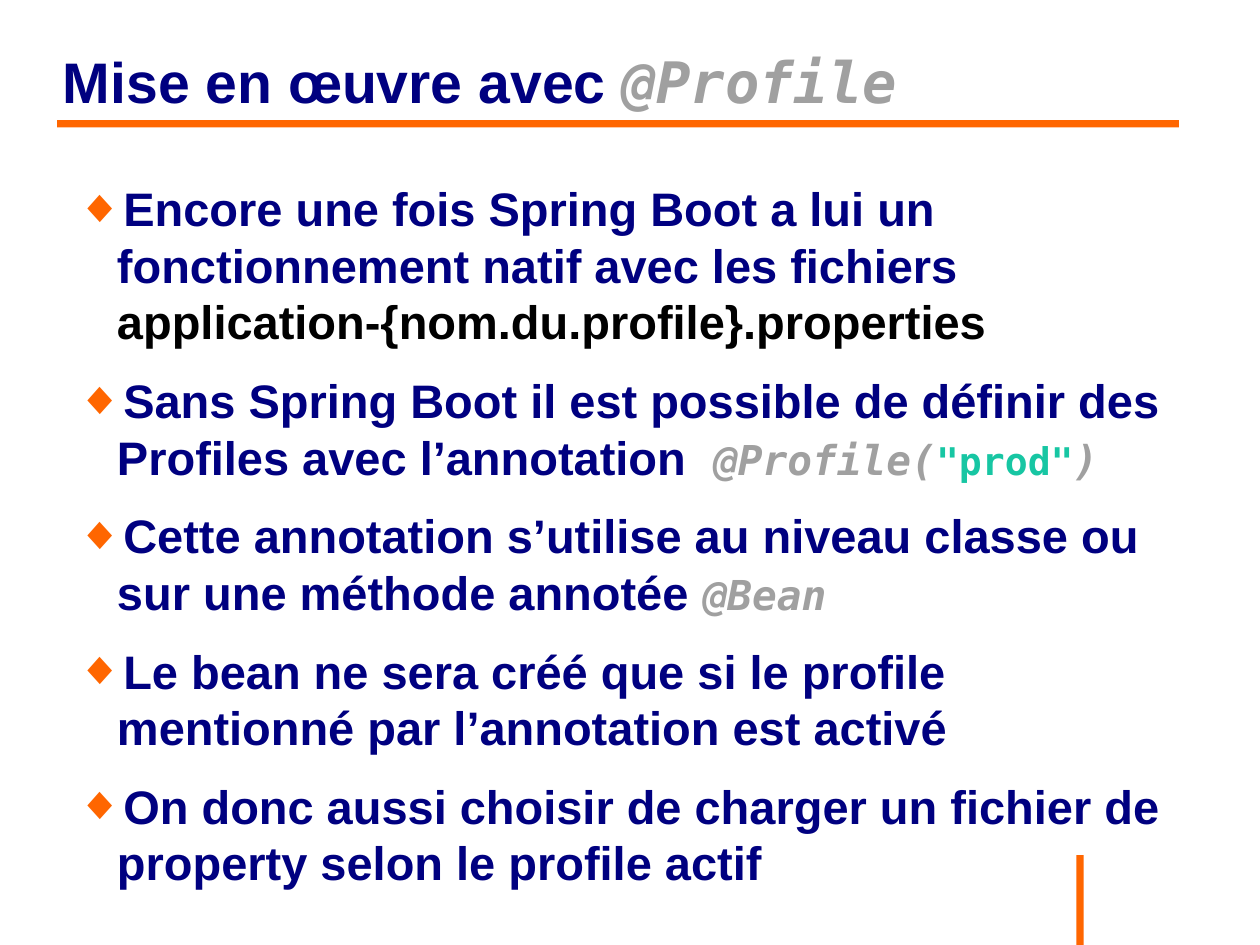
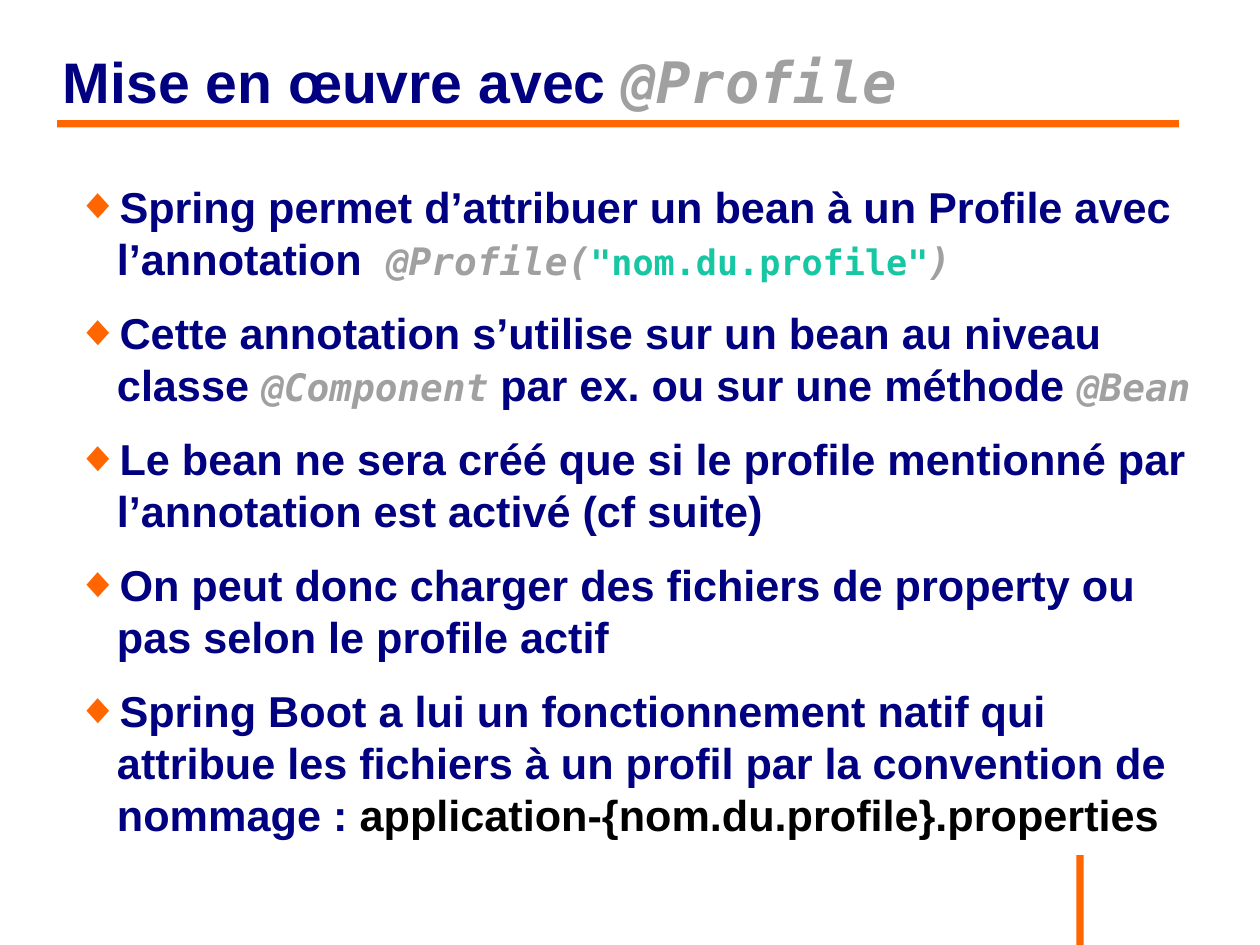
Before and after one commit to philphils/formation-spring, a slide deck: slide 14 of Documentation/diapo_formation_spring_property.odp. Drawn at 1260x945 pixels with LibreOffice and Linux fonts; fonts in the diff are those of the drawing; background and template pictures are left out. Boxes give left, top, right and bottom in pixels: in the first picture for what was removed or moved away, otherwise in the second. Text is boxed around its words. In the diff, an @@ line names an element or a change of style, - is before the commit and + after.

Commit message:
Modif diapo 14

```diff
--- a/Documentation/diapo_formation_spring_property.odp
+++ b/Documentation/diapo_formation_spring_property.odp
@@ text at (117, 191, 1191, 788): text changed; size 29.6 to 27.2 pt @@
-◆ Encore une fois Spring Boot a lui un fonctionnement natif avec les fichiers application-{nom.du.profile}.properties
-◆ Sans Spring Boot il est possible de définir des Profiles avec l’annotation @Profile("prod")
-◆ Cette annotation s’utilise au niveau classe ou sur une méthode annotée @Bean
-◆ Le bean ne sera créé que si le profile mentionné par l’annotation est activé
-◆ On donc aussi choisir de charger un fichier de property selon le profile actif
+◆ Spring permet d’attribuer un bean à un Profile avec l’annotation @Profile("nom.du.profile")
+◆ Cette annotation s’utilise sur un bean au niveau classe @Component par ex. ou sur une méthode @Bean
+◆ Le bean ne sera créé que si le profile mentionné par l’annotation est activé (cf suite)
+◆ On peut donc charger des fichiers de property ou pas selon le profile actif
+◆ Spring Boot a lui un fonctionnement natif qui attribue les fichiers à un profil par la convention de nommage : application-{nom.du.profile}.properties
```
